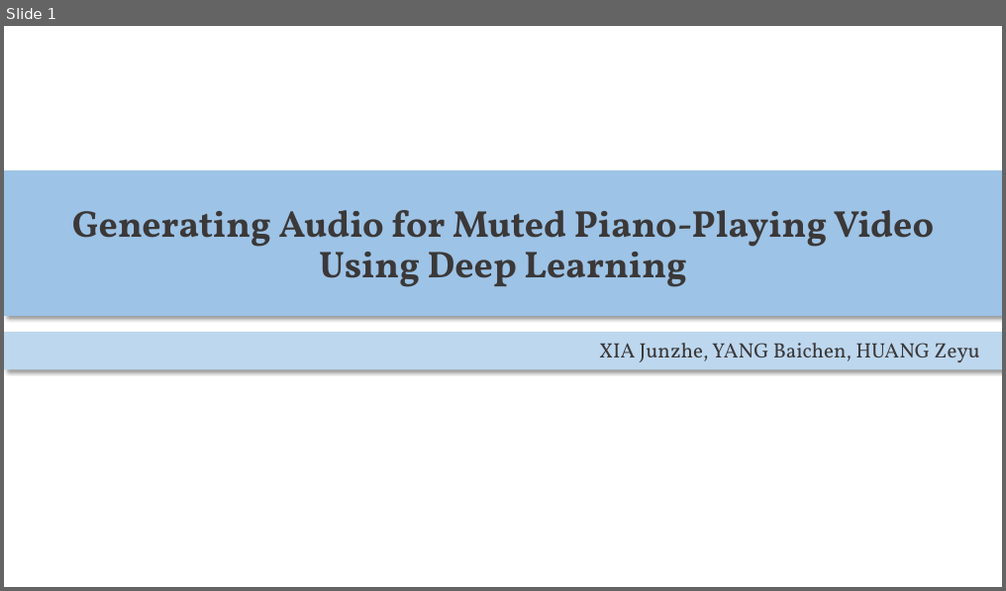
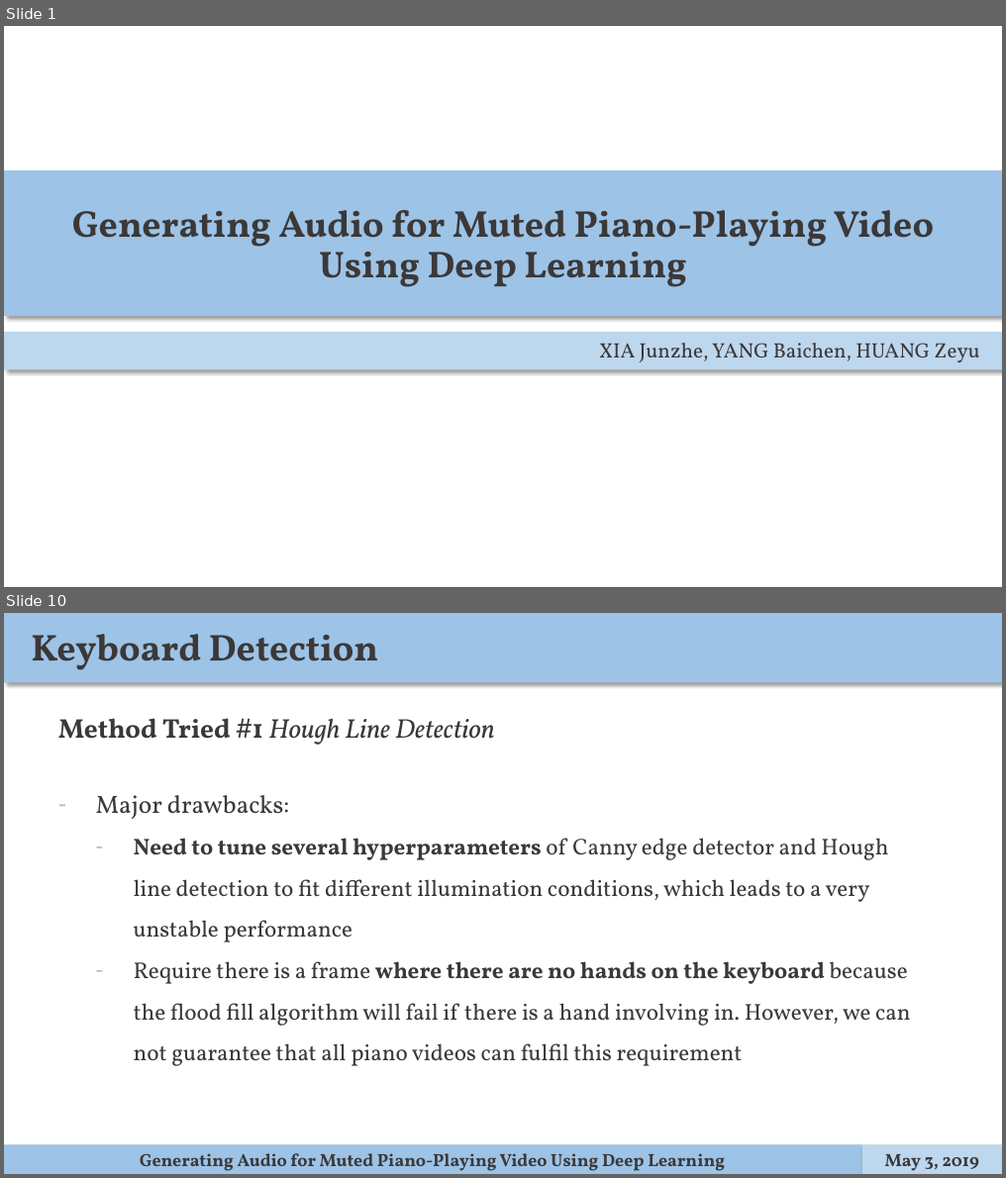
Before and after one commit to ppfish45/AI-Pianist, a slide deck: docs/presentation/slides.pptx. Shown one above the other, each under a label of ours: slide 1 before the commit, slides 1 and 10 after it; the slides between them are not shown. The pictures are 1006x591 and 1006x1178 pixels, drawn with LibreOffice and Linux fonts; fonts in the diff are those of the drawing. Boxes give left, top, right and bottom in pixels: in the first picture for what was removed or moved away, otherwise in the second. Text is boxed around its words. In the diff, an @@ line names an element or a change of style, - is before the commit and + after.

```diff
--- a/docs/presentation/slides.pptx
+++ b/docs/presentation/slides.pptx
@@ slide 10 added at box(4, 613, 1002, 1174), background #FFFFFF @@
@@ rectangle added at box(4, 613, 1002, 682), fill #9DC3E6 @@
@@ text added at box(31, 634, 378, 670), 36 pt, text #3B3838, bold @@
+Keyboard Detection
@@ text added at box(58, 718, 495, 745), 26 pt, text #3B3838, italic @@
+Method Tried #1 Hough Line Detection
@@ text added at box(96, 795, 911, 1066), 22 pt, text #3B3838 @@
+– Major drawbacks:
+  – Need to tune several hyperparameters of Canny edge detector and Hough line detection to fit different illumination conditions, which leads to a very unstable performance
+  – Require there is a frame where there are no hands on the keyboard because the flood fill algorithm will fail if there is a hand involving in. However, we can not guarantee that all piano videos can fulfil this requirement
@@ rectangle added at box(4, 1146, 862, 1174), fill #9DC3E6 @@
@@ rectangle added at box(862, 1146, 1002, 1174), fill #BDD7EE @@
@@ text added at box(140, 1154, 725, 1171), 17 pt, text #3B3838, bold @@
+Generating Audio for Muted Piano-Playing Video Using Deep Learning
@@ text added at box(885, 1155, 979, 1171), 17 pt, text #3B3838, bold @@
+May 3, 2019
```
Also in this commit, not shown: 2 slides changed, 18 other slides added.
